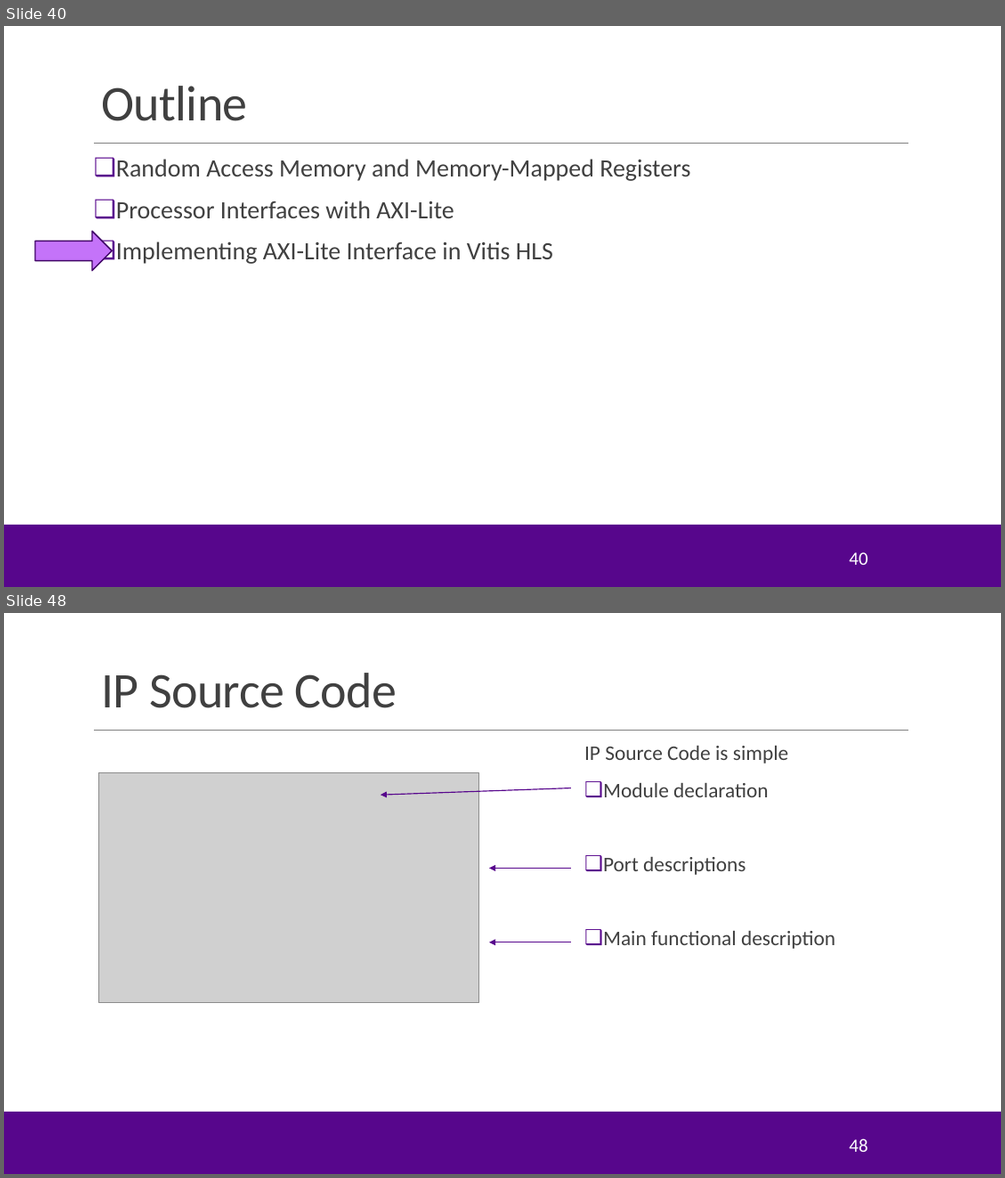
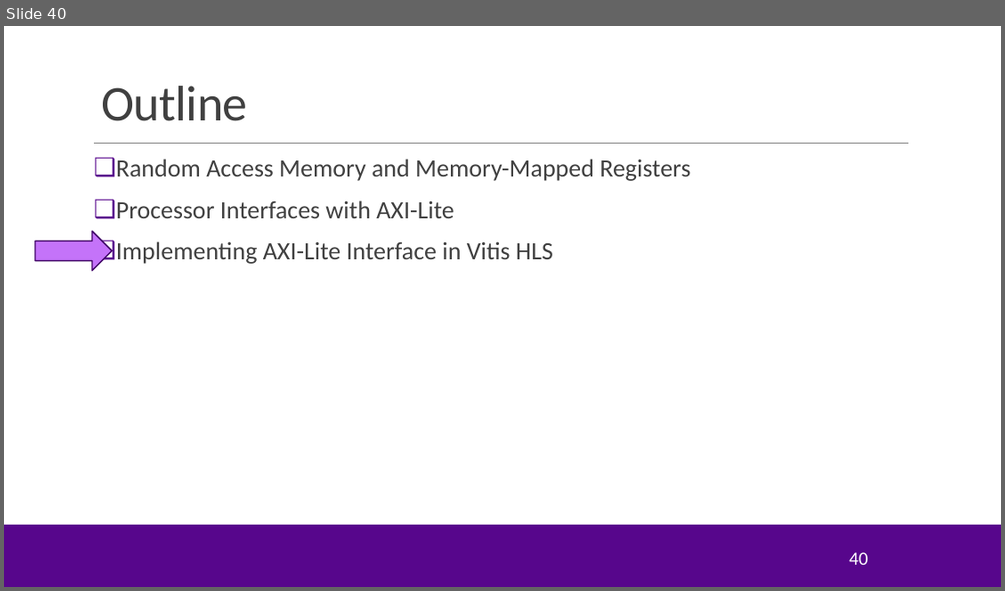
Before and after one commit to sdrangan/hwdesign, a slide deck: units/unit04_procif/procif.pptx. Shown one above the other, each under a label of ours: slides 40 and 48 before the commit, slide 40 after it; the slides between them are not shown. The pictures are 1005x1178 and 1005x591 pixels, drawn with LibreOffice and Linux fonts; fonts in the diff are those of the drawing; grey boxes stand for pictures; background and template pictures are left out. Boxes give left, top, right and bottom in pixels: in the first picture for what was removed or moved away, otherwise in the second. Text is boxed around its words. In the diff, an @@ line names an element or a change of style, - is before the commit and + after.

```diff
--- a/units/unit04_procif/procif.pptx
+++ b/units/unit04_procif/procif.pptx
@@ slide 48 removed at (4, 613, 1001, 1174), background #FFFFFF; not listed: 3 template elements that a slide beside it also shows @@
@@ title removed at (101, 673, 396, 708) @@
-IP Source Code
@@ text removed at (584, 746, 835, 949) @@
-IP Source Code is simple
-❑ Module declaration
-❑ Port descriptions
-❑ Main functional description
@@ picture removed at (99, 773, 479, 1003) @@
@@ arrow removed from (571, 788) to (380, 795) @@
@@ arrow removed from (571, 868) to (489, 868) @@
@@ arrow removed from (571, 942) to (489, 942) @@
@@ page number removed at (849, 1138, 867, 1151) @@
-48
```
Also in this commit, not shown: 7 slides changed, 5 slides added, 12 other slides removed, 3 other files.
